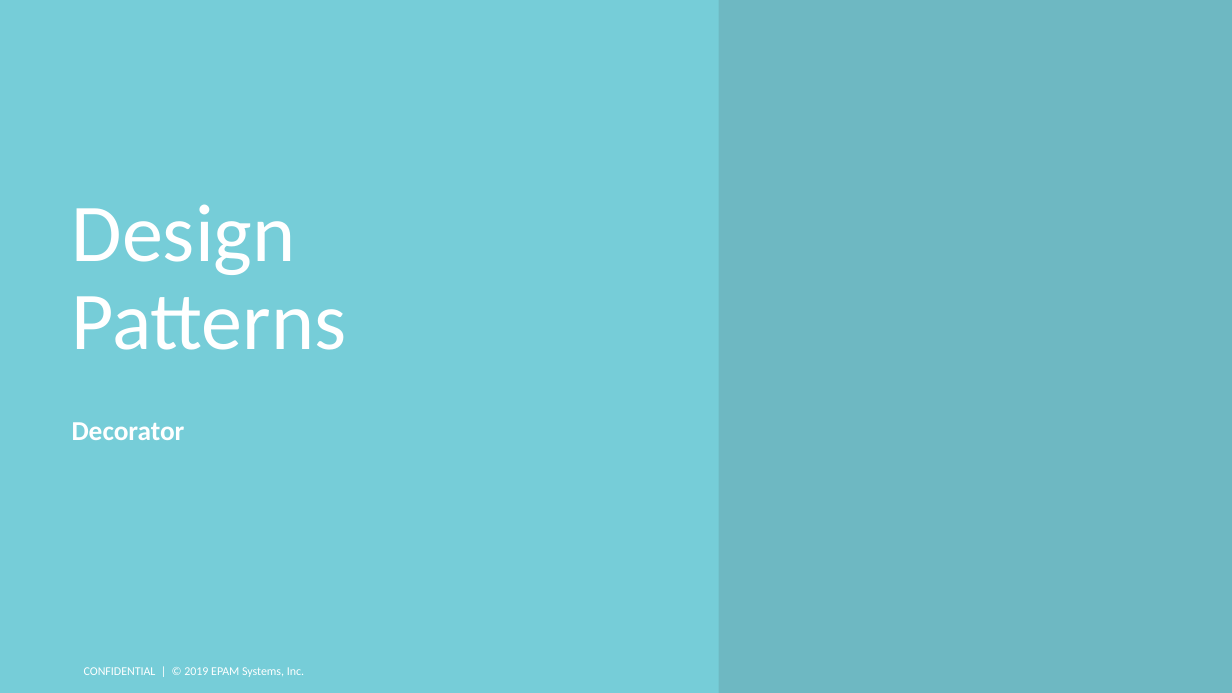
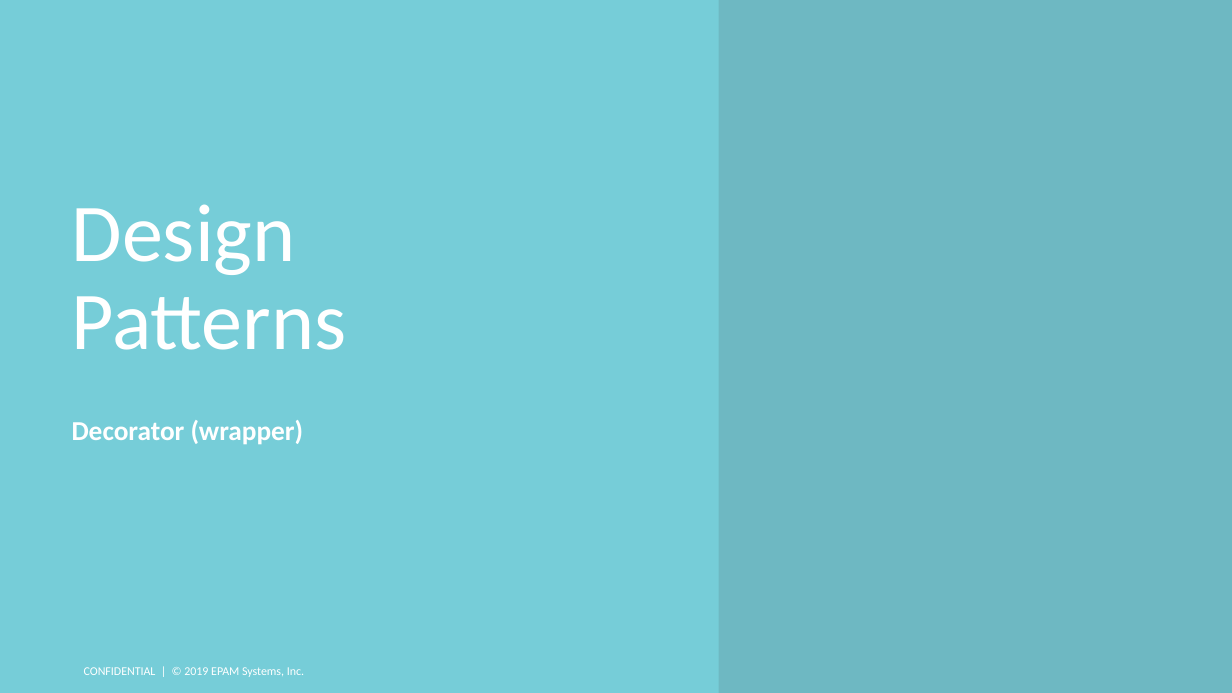
Before and after one commit to DenisPonizovkin/presentations, a slide deck: slide 34 of DesignPatterns.pptx. Drawn at 1232x693 pixels with LibreOffice and Linux fonts; fonts in the diff are those of the drawing; background and template pictures are left out. Boxes give left, top, right and bottom in pixels: in the first picture for what was removed or moved away, otherwise in the second. Text is boxed around its words. In the diff, an @@ line names an element or a change of style, - is before the commit and + after.

```diff
--- a/DesignPatterns.pptx
+++ b/DesignPatterns.pptx
@@ text at (72,420,304,445): text changed @@
-Decorator
+Decorator (wrapper)
```
Also in this commit, not shown: 31 other slides changed.
